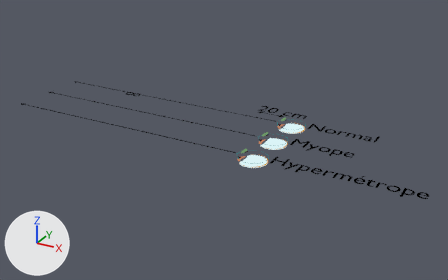
Renders of the Blender file images/lumiere/oeil_accommodation.blend from each side of a commit.
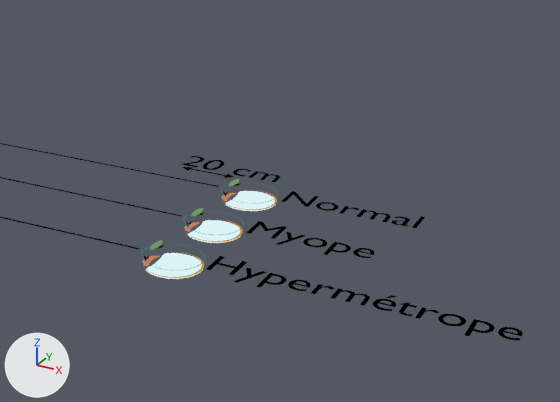
Old and new are each drawn whole from a 50 mm lens placed at (9.51, -17.8, 8.48), pointed at (-0.42, 0.26, -0.55) and again close up on the part from 37% to 100% of the width and 10% to 82% of the height. The lights are fixed; the arrows at lower left show +X, +Y and +Z. Text is drawn in Blender's own font.

Objects in the first close-up: 'Fleche.004', 'Oeil', 'Texte luciole.007', 'Texte luciole.008', 'Texte luciole.009'.
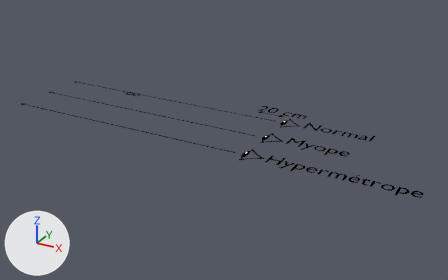
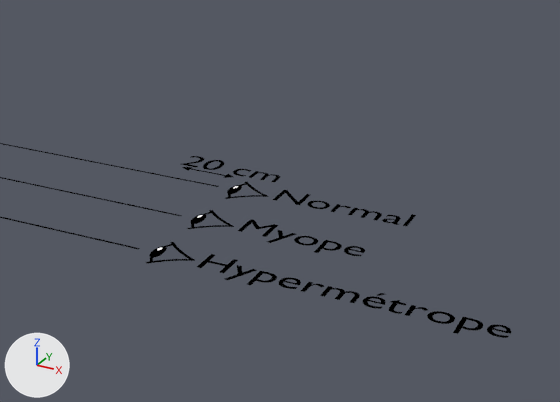
Where the change shows, as pixel boxes (x1, y1, x2, y2) in the close-ups (560 x 402 px):
'Oeil', reshaped, moved, modifiers changed (10% narrower, 19% shorter)
    before: (141, 179, 278, 279)
    after: (146, 182, 269, 263)
'Texte luciole.009', moved
    before: (206, 256, 523, 340)
    after: (197, 254, 511, 338)
'Texte luciole.008', moved
    before: (246, 221, 374, 258)
    after: (238, 219, 365, 256)
'Texte luciole.007', moved
    before: (281, 191, 425, 228)
    after: (273, 190, 416, 226)
part 1 of me_circle_008, rebuilt
    before: (141, 183, 278, 270)
    after: (146, 182, 269, 263)
part 2 of me_circle_008, added
    after: (149, 185, 242, 258)
part 3 of me_circle_008, added
    after: (150, 183, 248, 263)
part 4 of me_circle_008, deleted
    before: (142, 179, 277, 279)

What changed in the scene script:
```text
Add mat_blanc:
    mat_blanc = emission_material('Blanc')
    mat_blanc.base_color = (1.0, 1.0, 1.0)  # white #ffffff
Add mat_texte_001:
    mat_texte_001 = emission_material('Texte.001')
    mat_texte_001.base_color = (0.0, 0.0, 0.0)  # black #000000
Change me_circle_008:
    used by ob_oeil; location = (1.64, 1.56, 0.0); scale = (0.246, 0.246, 0.246)
    remove me_circle_008.from_pydata(...)  # 449 vertices, 263 faces; spans x -2.26..2.09, y -2.05..2.05, z -0.64..0.56
    remove me_circle_008.materials.append(mat_cornee)  # cyan #298386
    remove me_circle_008.materials.append(mat_iris)  # dark red #300f16
    remove me_circle_008.materials.append(mat_rétine)  # orange #d18d29
    remove me_circle_008.materials.append(mat_cristallin)  # green #6e9a67
    remove me_circle_008.materials.append(mat_vitreuse)  # white #daf4f6
    remove me_circle_008.materials.append(mat_aqueuse)  # orange #c4805e
    add me_circle_008.from_pydata(...)  # 359 vertices, 308 faces; spans x -0.93..2.32, y -1.94..1.91, z 0.0..0.01
    me_circle_008 part 1: the loose piece of 68 vertices spanning x -2.26..2.09, y -2.05..2.05, z 0.0..0.01 is rebuilt with 147 vertices and now spans x -0.55..2.32, y -1.94..1.91, z 0.0, in mat_texte_001 (black #000000)
    me_circle_008 part 2: a new loose piece of 97 vertices spanning x -0.93..-0.12, y -1.01..0.98, z 0.0, in mat_texte_001 (black #000000)
    me_circle_008 part 3: a new loose piece of 18 vertices spanning x -0.82..-0.02, y -1.76..1.72, z 0.0, in mat_texte_001 (black #000000)
    me_circle_008 part 4: 7 loose pieces with 381 vertices, spanning x -2.14..2.05, y -2.01..2.0, z -0.64..0.56, are deleted
    add me_circle_008.materials.append(mat_texte_001)  # black #000000
    add me_circle_008.materials.append(mat_blanc)  # white #ffffff
Change ob_texte_luciole_007:
    ob_texte_luciole_007.location: (2.23, 1.44, 0.0) -> (2.07, 1.44, 0.0)
Change ob_texte_luciole_008:
    ob_texte_luciole_008.location: (2.23, -0.12, 0.0) -> (2.07, -0.12, 0.0)
Change ob_texte_luciole_009:
    ob_texte_luciole_009.location: (2.23, -1.73, 0.0) -> (2.07, -1.73, 0.0)
Change ob_oeil:
    ob_oeil.location: (1.64, 1.56, 0.0) -> (1.47, 1.56, 0.0)
    where _m = ob_oeil.modifiers.new('Array', 'ARRAY')
    _m.relative_offset_displace: (0.0, -1.56, 0.0) -> (0.0, -1.63, 0.0)
```
